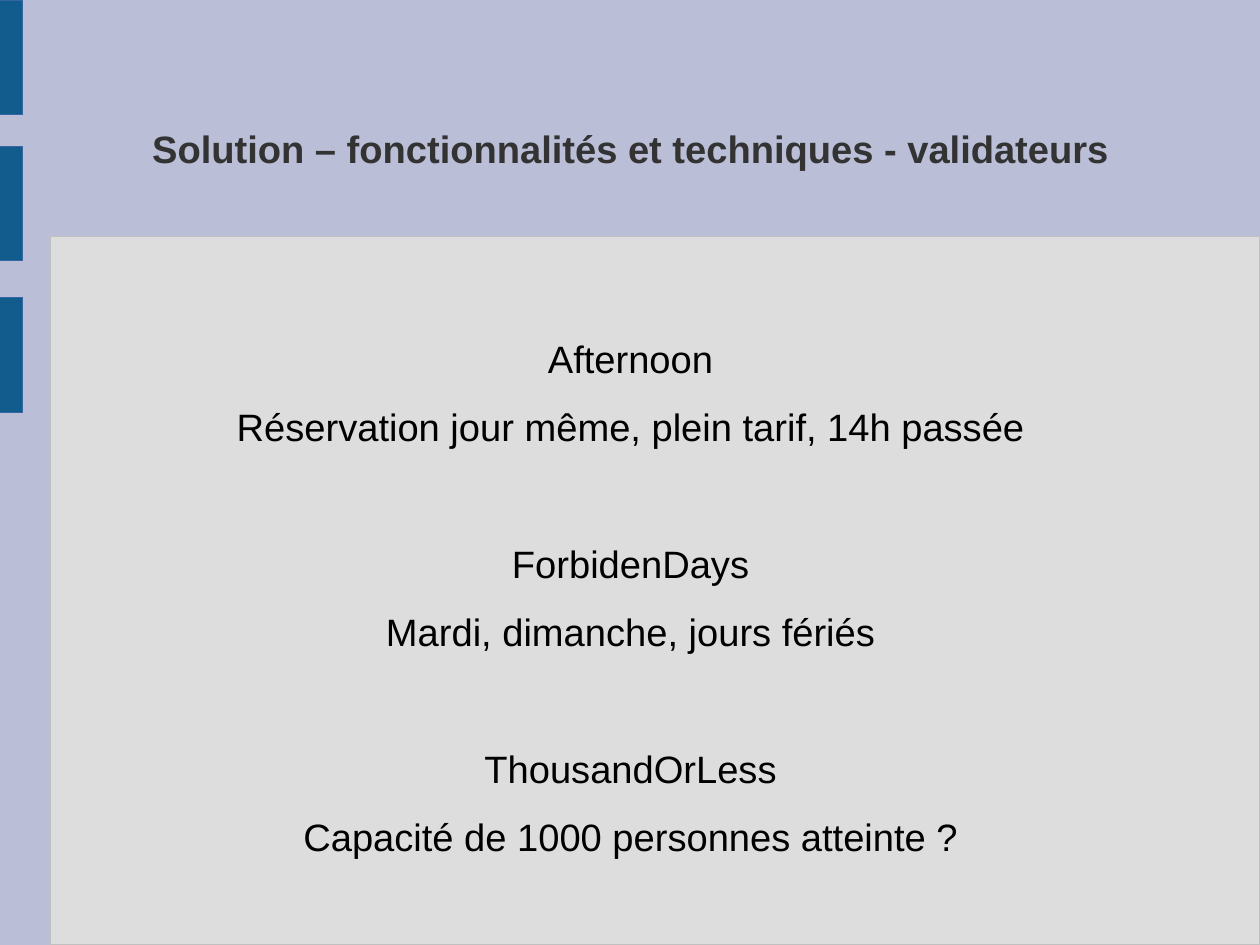
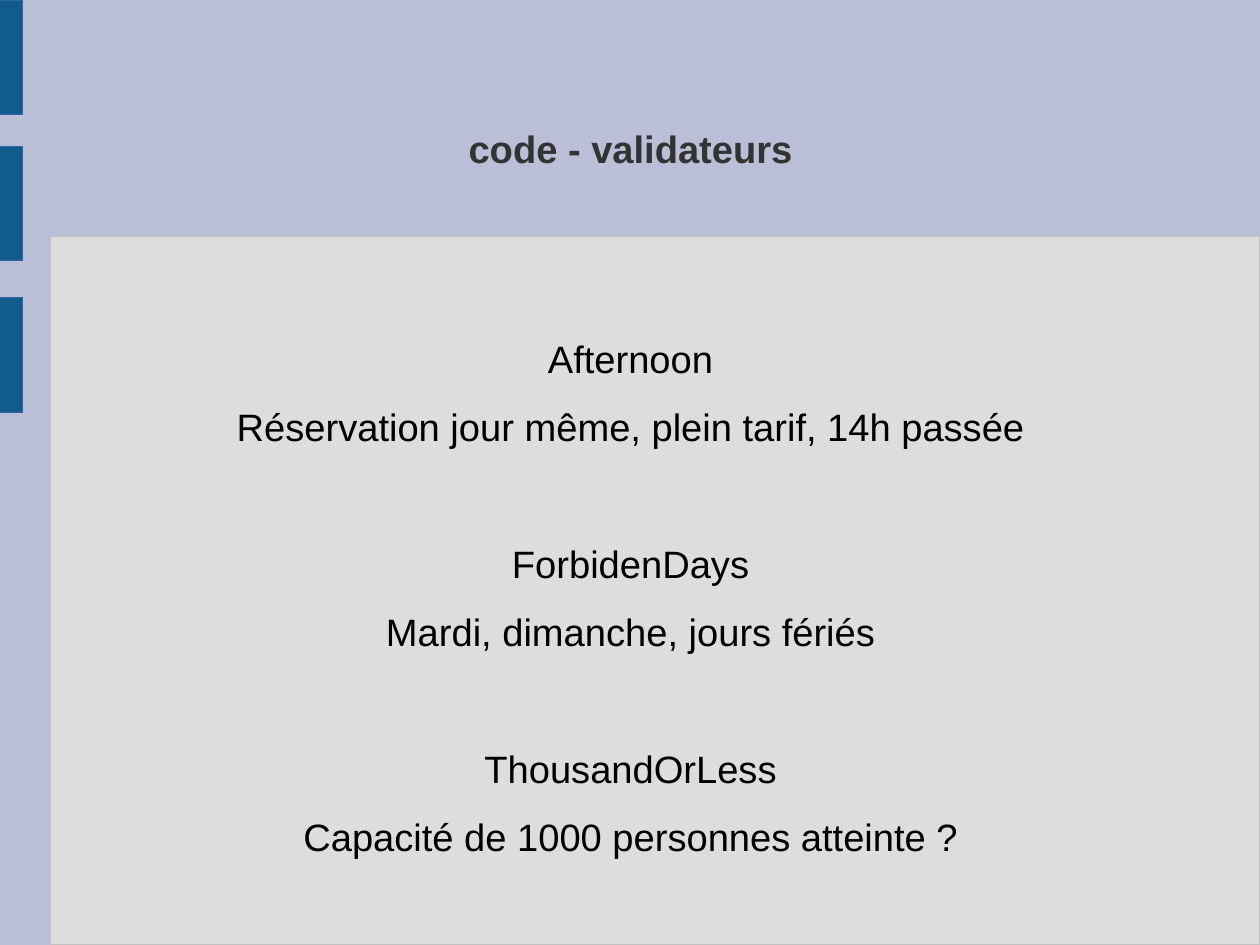
Before and after one commit to frederic-malard/OC_p4_louvre, a slide deck: slide 23 of 3 - diapos.odp (slide 20 before the commit). Drawn at 1260x945 pixels with LibreOffice and Linux fonts; fonts in the diff are those of the drawing. Boxes give left, top, right and bottom in pixels: in the first picture for what was removed or moved away, otherwise in the second. Text is boxed around its words. In the diff, an @@ line names an element or a change of style, - is before the commit and + after.

```diff
--- a/3 - diapos.odp
+++ b/3 - diapos.odp
@@ title at bbox=[469, 135, 792, 164]: text changed @@
-Solution – fonctionnalités et techniques - validateurs
+code - validateurs
```
Also in this commit, not shown: 7 other slides changed.
